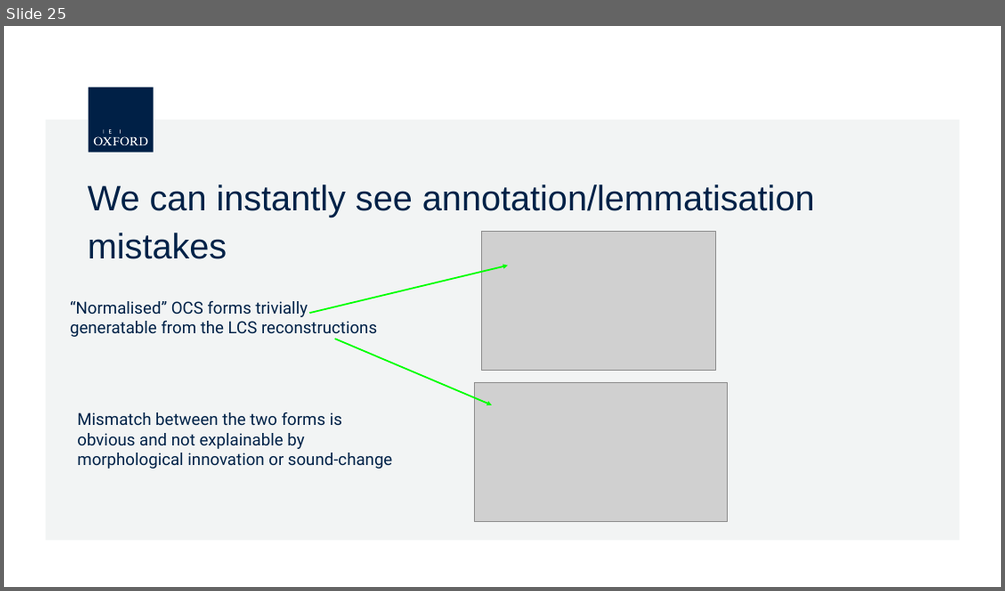
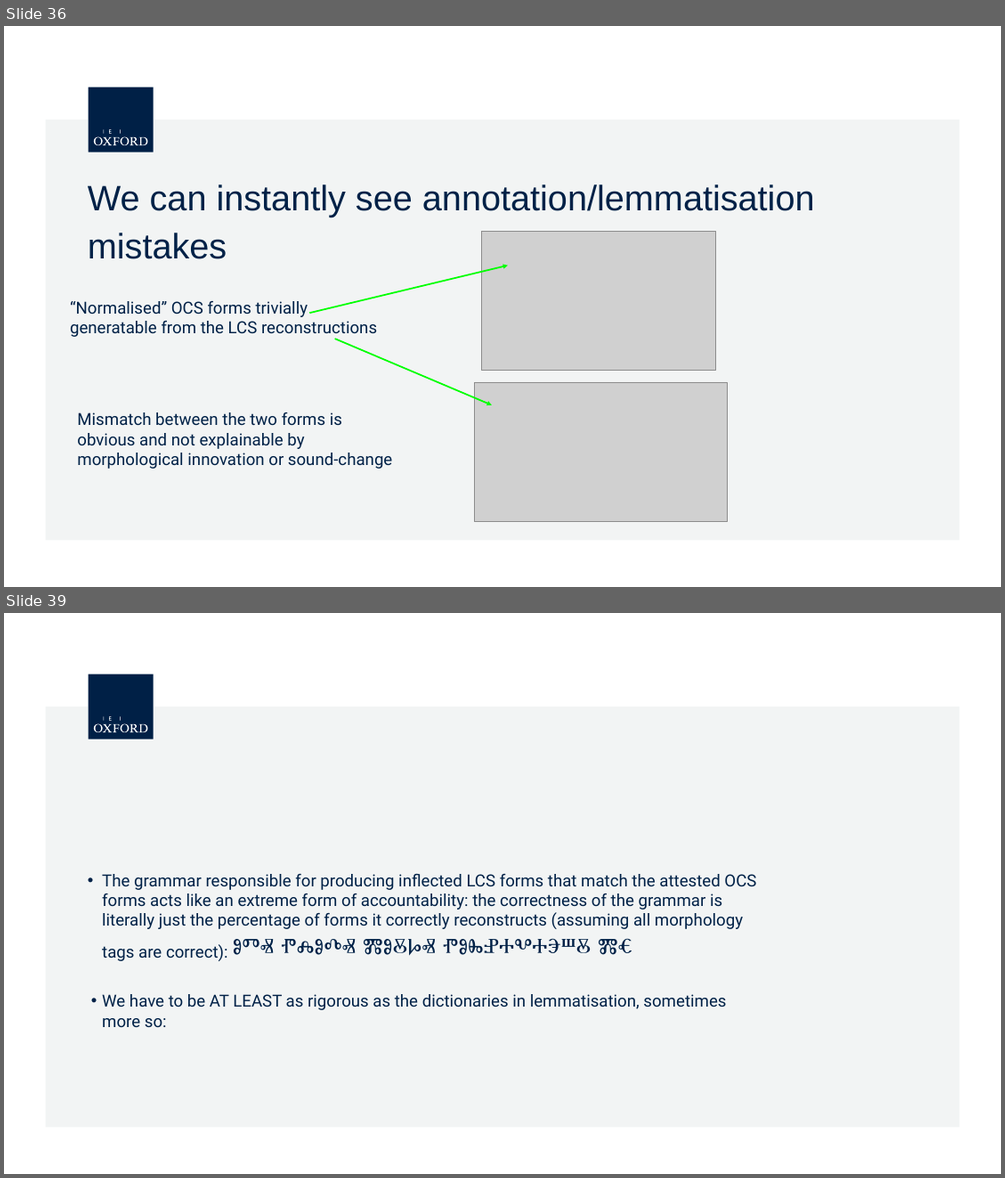
Before and after one commit to 12401453/torot_2023, a slide deck: presentation/Paris/computerised_phon_morph.pptx.odp. Shown one above the other, each under a label of ours: slide 25 before the commit, slides 36 and 39 after it; the slides between them are not shown. The pictures are 1005x591 and 1005x1178 pixels, drawn with LibreOffice and Linux fonts; fonts in the diff are those of the drawing; grey boxes stand for pictures; background and template pictures are left out. Boxes give left, top, right and bottom in pixels: in the first picture for what was removed or moved away, otherwise in the second. Text is boxed around its words. In the diff, an @@ line names an element or a change of style, - is before the commit and + after.

```diff
--- a/presentation/Paris/computerised_phon_morph.pptx.odp
+++ b/presentation/Paris/computerised_phon_morph.pptx.odp
@@ slide 39 added at box(4, 613, 1001, 1174), background #FFFFFF; not listed: 7 template elements that a slide beside it also shows @@
@@ text added at box(102, 874, 756, 1027), 32 pt, text #002147 @@
+  • The grammar responsible for producing inflected LCS forms that match the attested OCS forms acts like an extreme form of accountability: the correctness of the grammar is literally just the percentage of forms it correctly reconstructs (assuming all morphology tags are correct): ⱁⱅⱏ ⱂⰾⱁⰴⱏ ⰿⱁⰻⱈⱏ ⱂⱁⰸⱀⰰⰲⰰⰵⱎⰻ ⰿⱔ
+  • We have to be AT LEAST as rigorous as the dictionaries in lemmatisation, sometimes more so:
@@ what was slide 25 is now slide 36 @@
```
Also in this commit, not shown: 25 other slides added, 11 slides removed, 7 other files.
